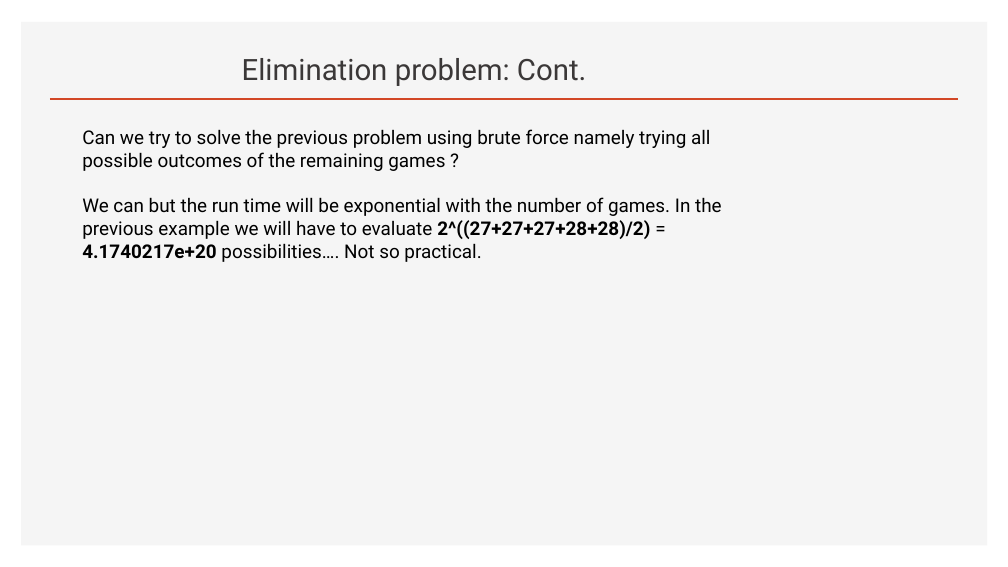
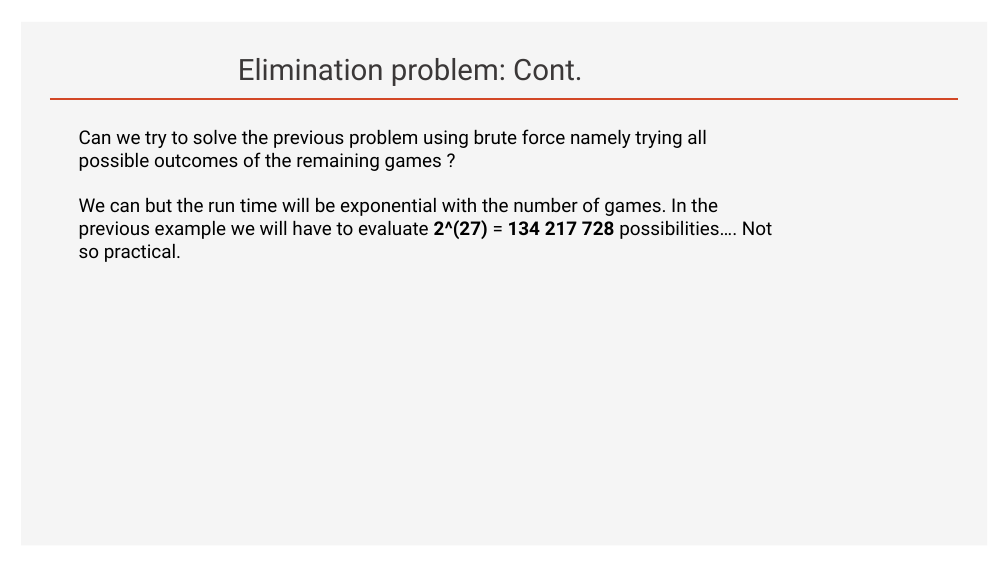
Before and after one commit to Pomona-College-CS181-SP2020/NBAelimination, a slide deck: slide 4 of Basketball-Elimination_problem.pptx. Drawn at 1008x567 pixels with LibreOffice and Linux fonts; fonts in the diff are those of the drawing. Boxes give left, top, right and bottom in pixels: in the first picture for what was removed or moved away, otherwise in the second. Text is boxed around its words. In the diff, an @@ line names an element or a change of style, - is before the commit and + after.

```diff
--- a/Basketball-Elimination_problem.pptx
+++ b/Basketball-Elimination_problem.pptx
@@ title "Elimination problem: Cont.": place and size @@
-title "Elimination problem: Cont." at bbox=[242, 58, 586, 86]
+title "Elimination problem: Cont." at bbox=[238, 58, 582, 86]
@@ text at bbox=[79, 197, 772, 262]: text changed @@
-We can but the run time will be exponential with the number of games. In the previous example we will have to evaluate 2^((27+27+27+28+28)/2) = 4.1740217e+20 possibilities…. Not so practical.
+We can but the run time will be exponential with the number of games. In the previous example we will have to evaluate 2^(27) = 134 217 728 possibilities…. Not so practical.
```
Also in this commit, not shown: 11 other slides changed.
